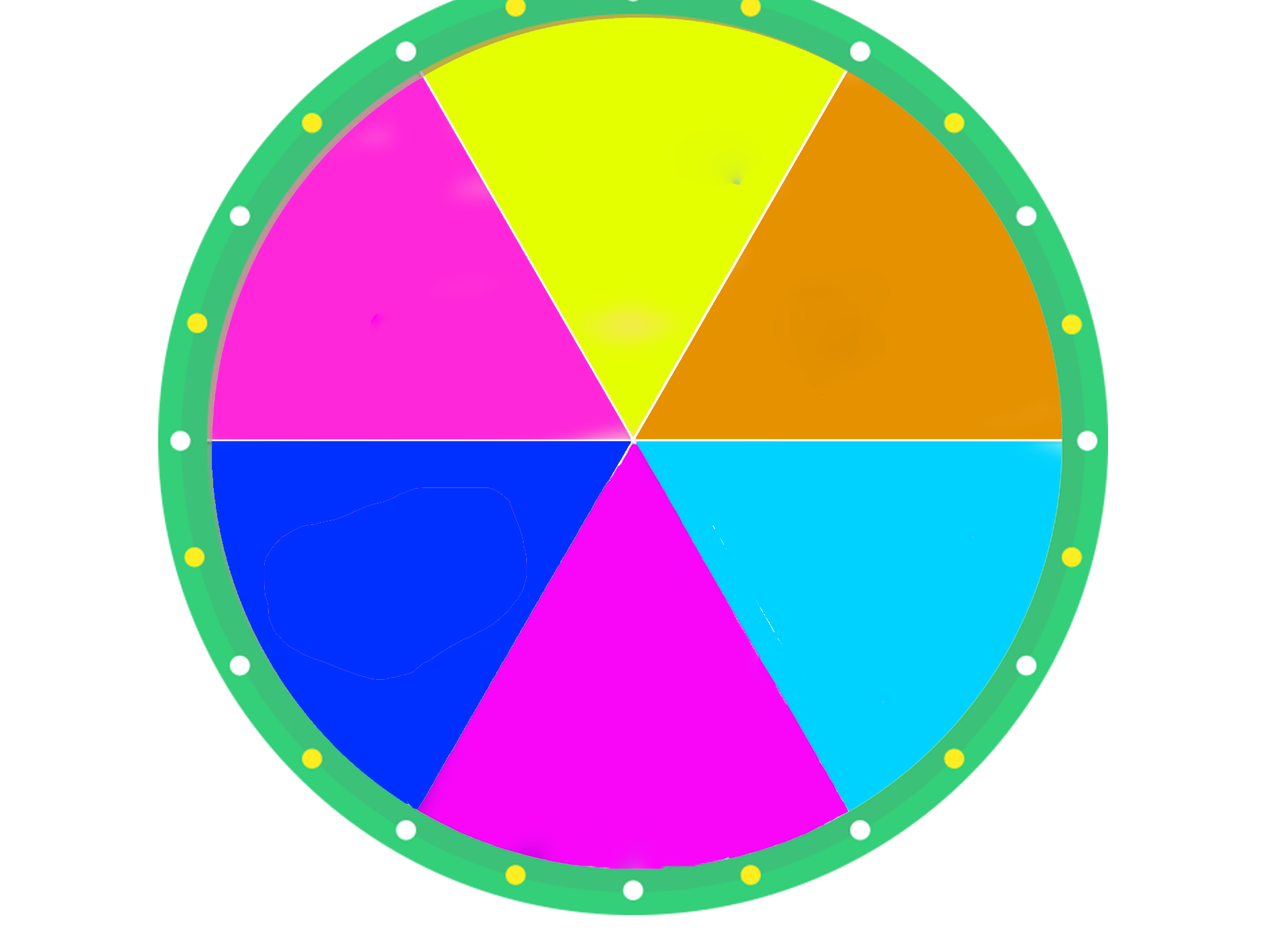
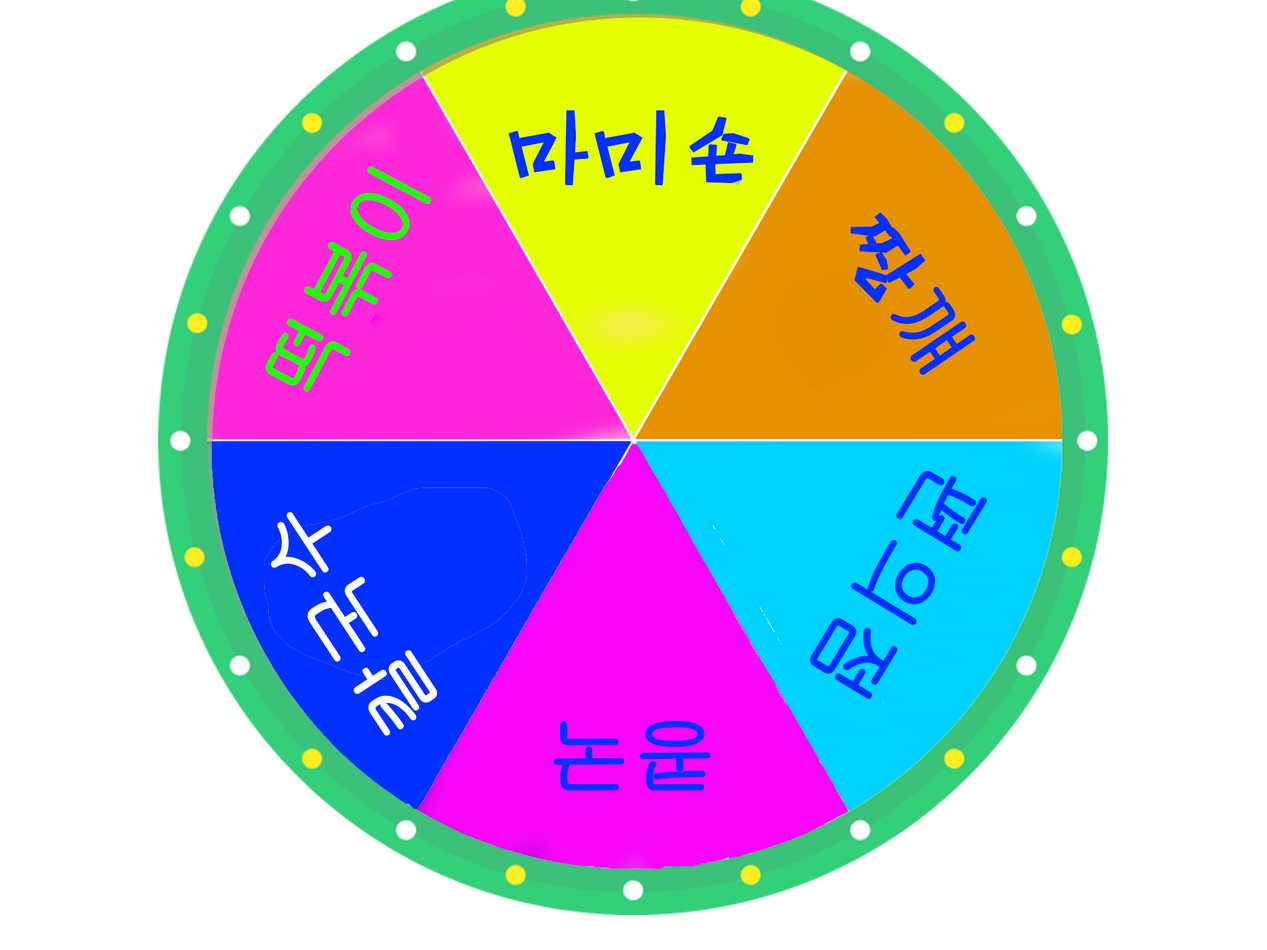
Before/after of a 1267px x 950px layered artwork. What changed in the layer stack:
added layer "떡볶이" above "칼국수수" over bbox(265, 166, 432, 392)
added layer "칼국수수" above "콩국" over bbox(270, 511, 438, 737)
added layer "콩국" above "편의점" over bbox(553, 720, 711, 791)
added layer "편의점" above "짱꺠" over bbox(809, 470, 988, 700)
added layer "짱꺠" above "마미숀" over bbox(849, 211, 976, 376)
added layer "마미숀" above "레이어 0" over bbox(508, 109, 754, 186)
